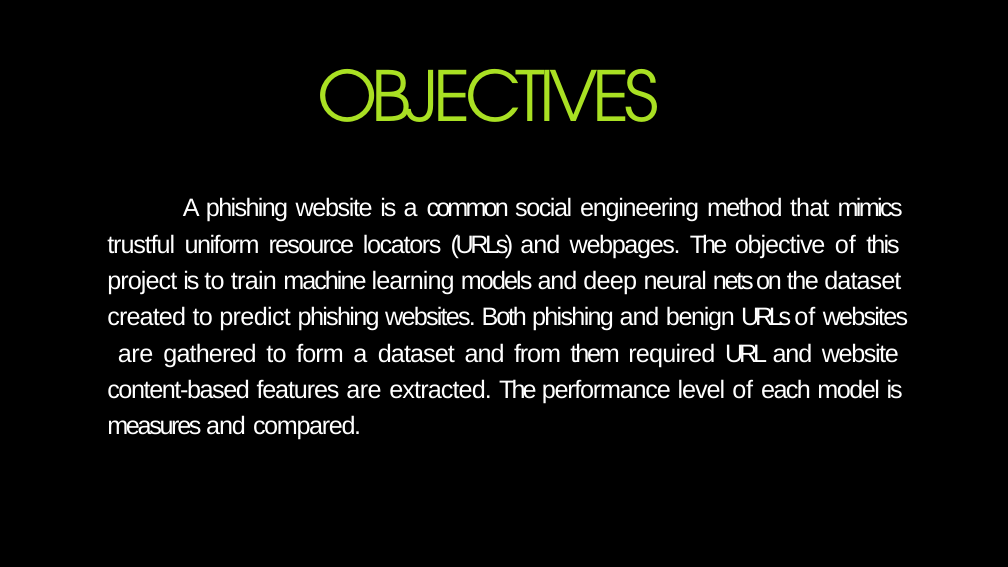
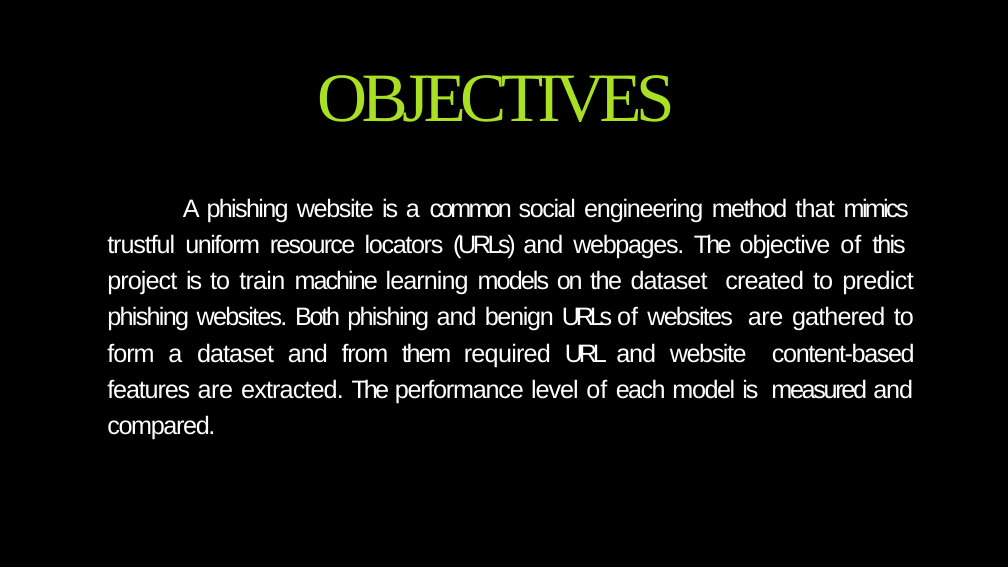
Before and after one commit to OvaizAli/Phishing-Website-Detection-by-Machine-Learning-Techniques, a slide deck: slide 3 of Phishing Website Detection by Machine Learning Techniques.pptx. Drawn at 1008x567 pixels with LibreOffice and Linux fonts; fonts in the diff are those of the drawing; background and template pictures are left out. Boxes give left, top, right and bottom in pixels: in the first picture for what was removed or moved away, otherwise in the second. Text is boxed around its words. In the diff, an @@ line names an element or a change of style, - is before the commit and + after.

Commit message:
Updates

```diff
--- a/Phishing Website Detection by Machine Learning Techniques.pptx
+++ b/Phishing Website Detection by Machine Learning Techniques.pptx
@@ title "OBJECTIVES" at box(317, 75, 675, 122): font TeX Gyre Adventor to Times New Roman @@
@@ text at box(107, 198, 915, 404): text changed @@
-A phishing website is a common social engineering method that mimics trustful uniform resource locators (URLs) and webpages. The objective of this project is to train machine learning models and deep neural nets on the dataset created to predict phishing websites. Both phishing and benign URLs of websites are gathered to form a dataset and from them required URL and website content-based features are extracted. The performance level of each model is measures and compared.
+A phishing website is a common social engineering method that mimics trustful uniform resource locators (URLs) and webpages. The objective of this project is to train machine learning models on the dataset created to predict phishing websites. Both phishing and benign URLs of websites are gathered to form a dataset and from them required URL and website content-based features are extracted. The performance level of each model is measured and compared.
```
Also in this commit, not shown: 9 other slides changed.
